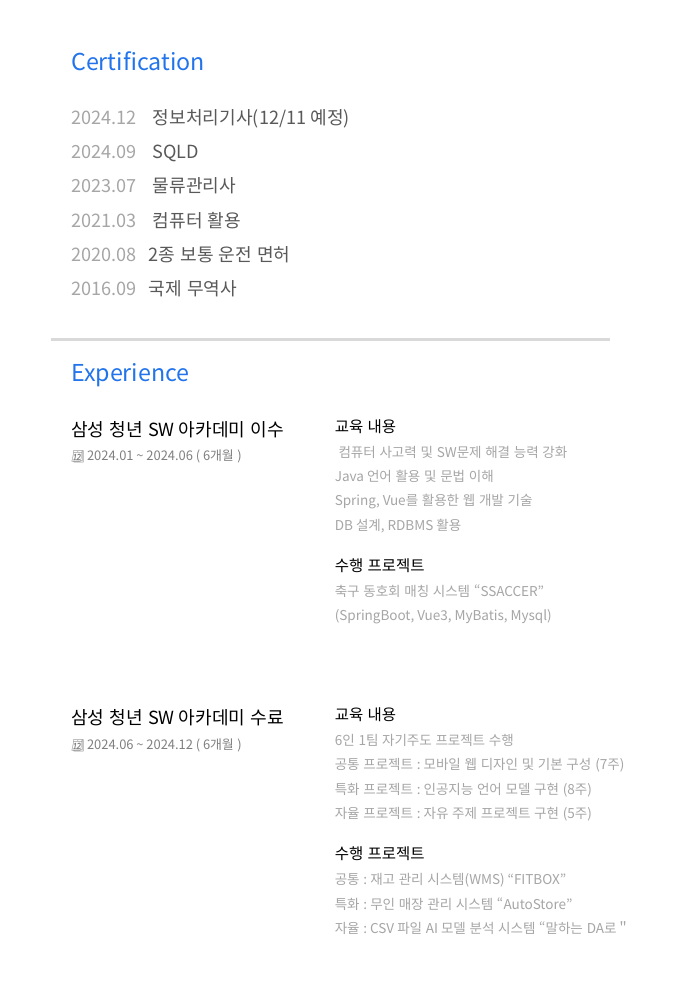
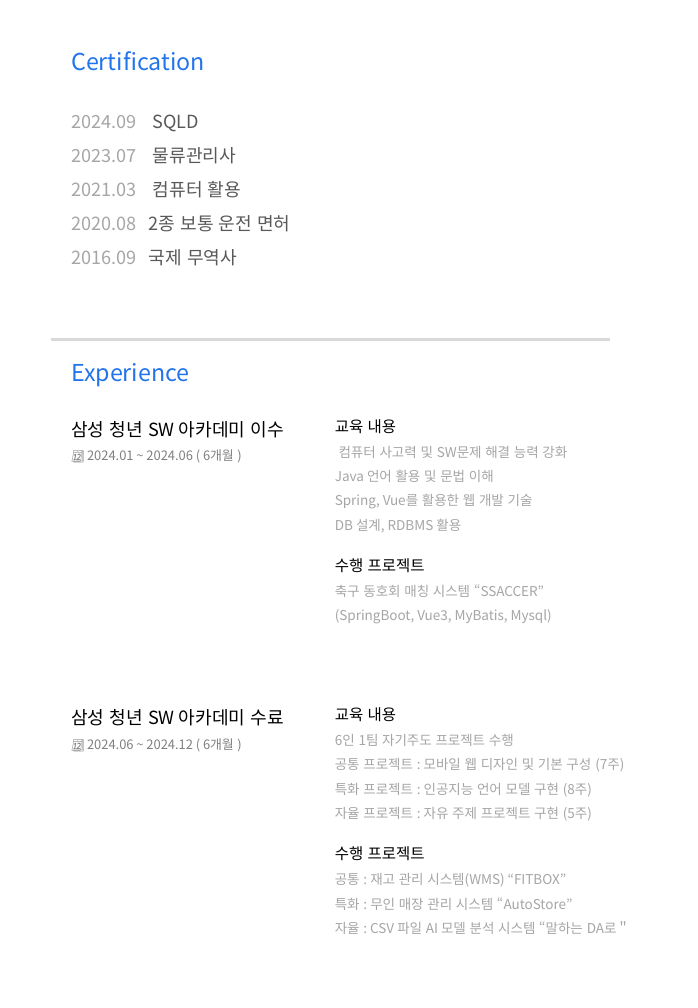
Before and after one commit to yuseok01/itgorae, a slide deck: slide 3 of 피피티/241124 포트폴리오_김유석.pptx. Drawn at 698x1008 pixels with LibreOffice and Linux fonts; fonts in the diff are those of the drawing. Boxes give left, top, right and bottom in pixels: in the first picture for what was removed or moved away, otherwise in the second. Text is boxed around its words. In the diff, an @@ line names an element or a change of style, - is before the commit and + after.

```diff
--- a/피피티/241124 포트폴리오_김유석.pptx
+++ b/피피티/241124 포트폴리오_김유석.pptx
@@ text at [71,109,350,128]: paragraph removed @@
-2024.12 정보처리기사(12/11 예정)
```
Also in this commit, not shown: 5 other files.
